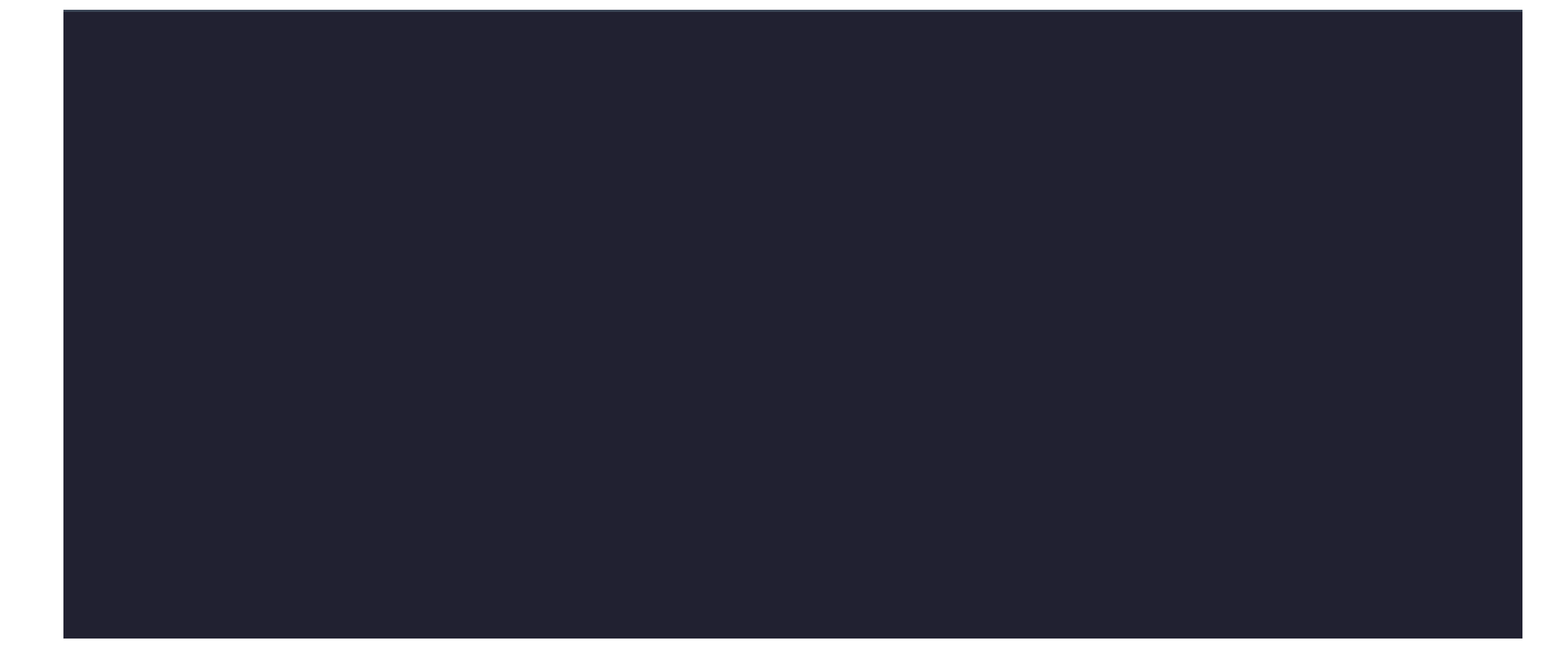
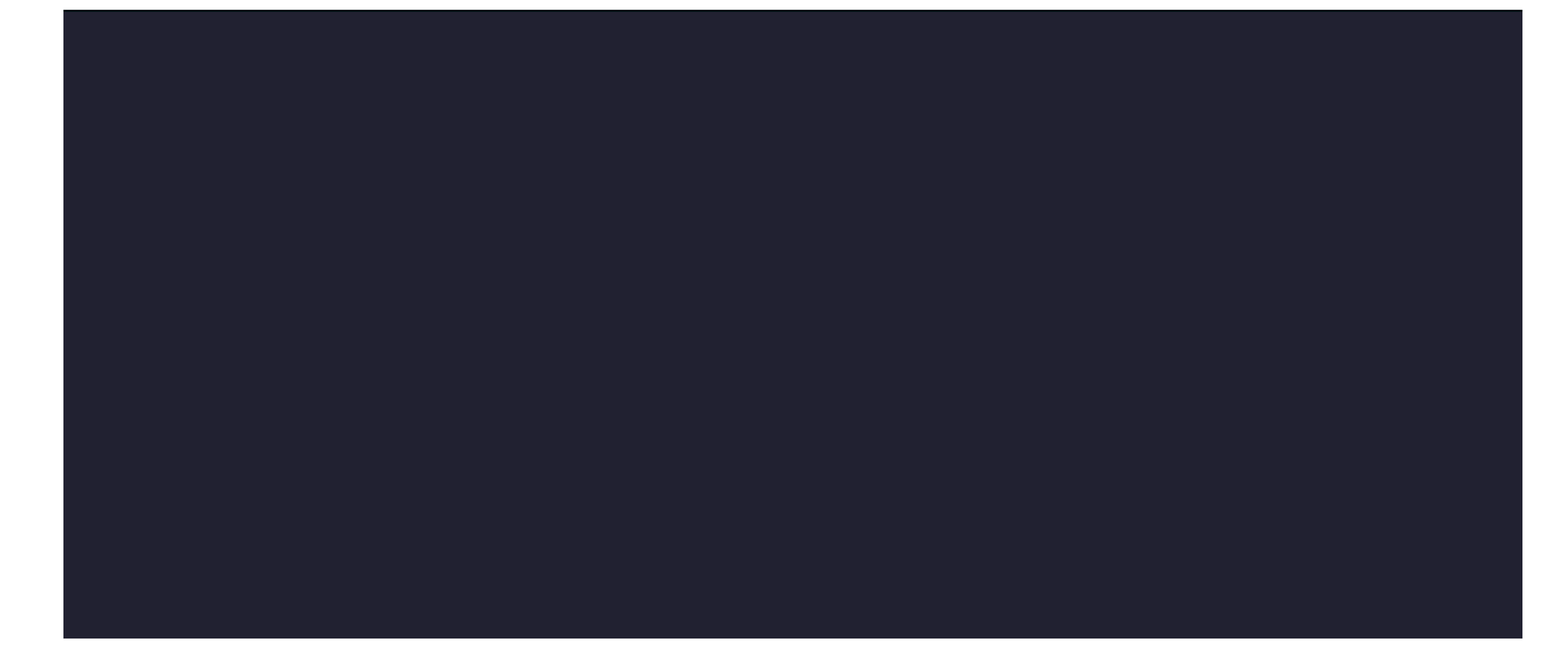
Comparing the layer stacks of the two 1568px x 651px images. Changes:
painted on "Layer 2" over <box>63,9,1523,12</box>
